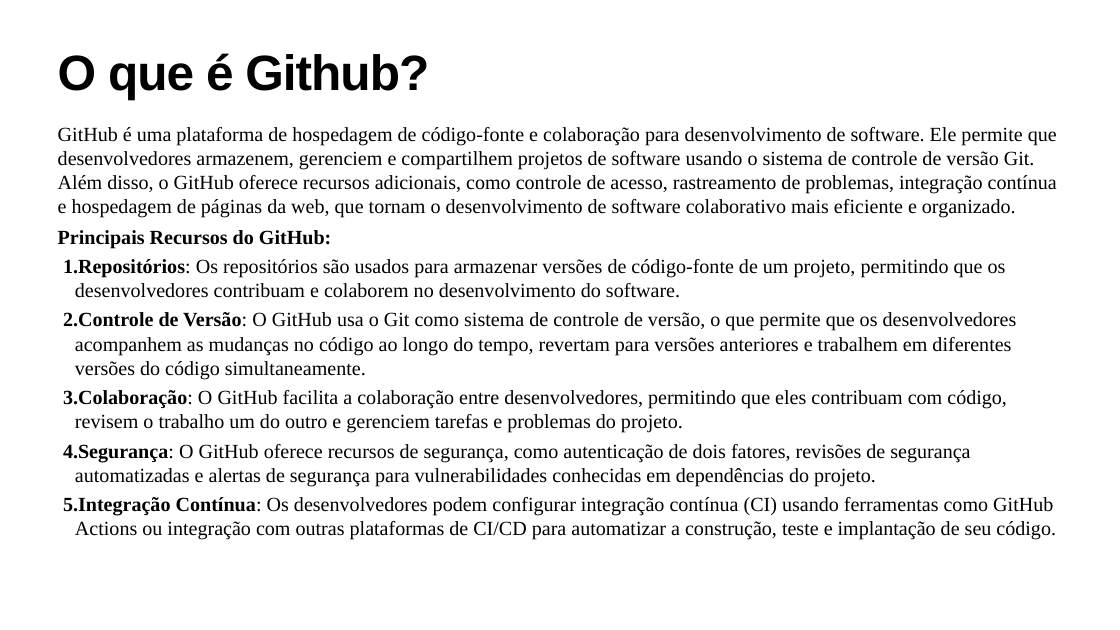
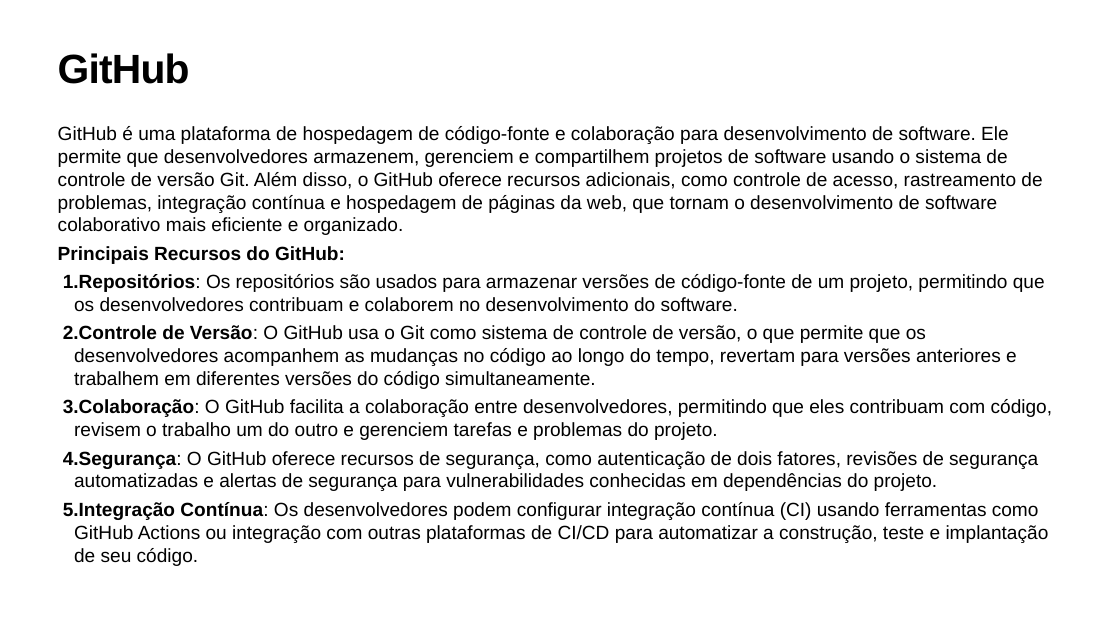
Before and after one commit to snowgui/Digimon-API-Test, a slide deck: slide 9 of aula-tech/aula-tech.pptx. Drawn at 1120x630 pixels with LibreOffice and Linux fonts; fonts in the diff are those of the drawing; background and template pictures are left out. Boxes give left, top, right and bottom in pixels: in the first picture for what was removed or moved away, otherwise in the second. Text is boxed around its words. In the diff, an @@ line names an element or a change of style, - is before the commit and + after.

```diff
--- a/aula-tech/aula-tech.pptx
+++ b/aula-tech/aula-tech.pptx
@@ title at <box>58,53,190,84</box>: text changed; size 85 to 70 pt @@
-O que é Github?
+GitHub
@@ text "GitHub é uma plataforma de ..." at <box>58,126,1053,566</box>: size 34.4 to 32.8 pt, font Times New Roman to Arial; less space between paragraphs; indent changed @@
```
Also in this commit, not shown: 7 other slides changed, 2 other files.
